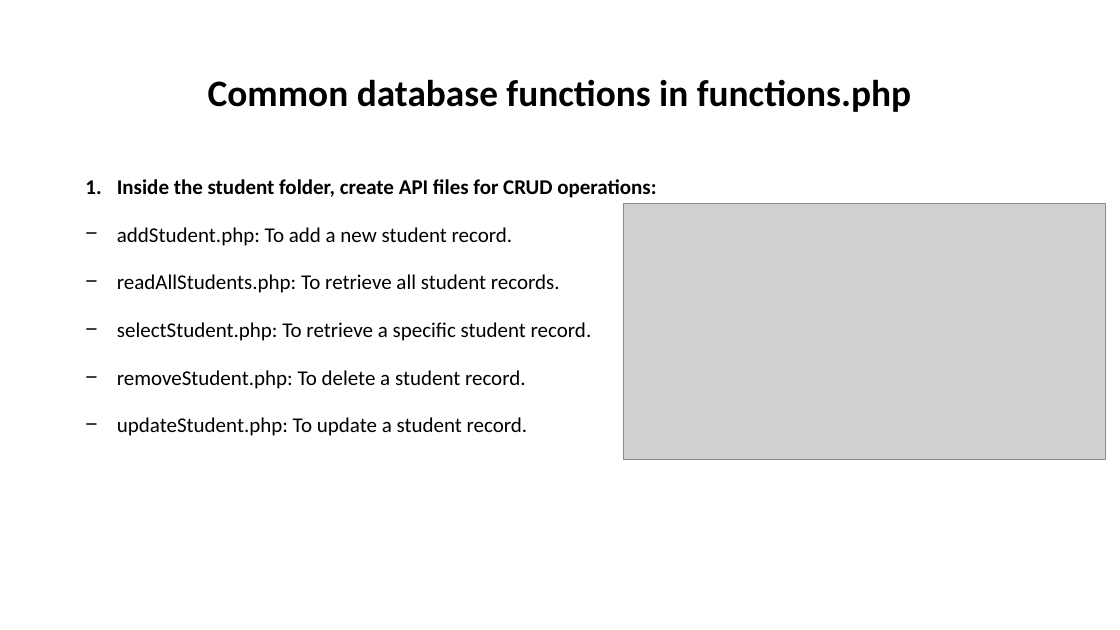
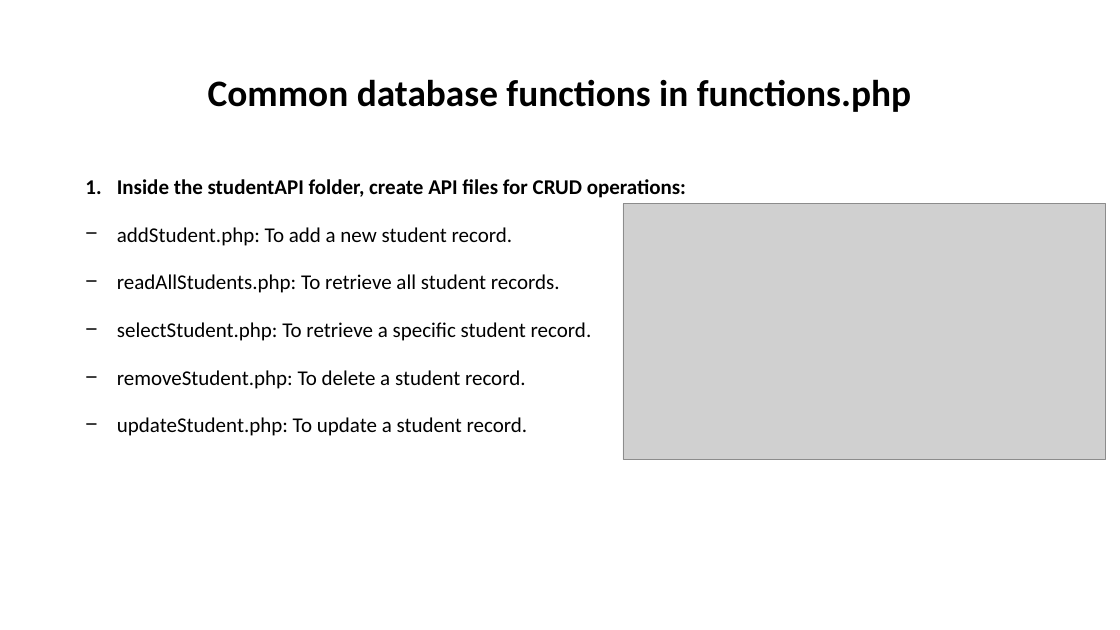
Before and after one commit to ouared14/Mobile-Programming-2025, a slide deck: slide 10 of TP-RestFullAPI/TP RestFul API.odp (slide 9 before the commit). Drawn at 1120x630 pixels with LibreOffice and Linux fonts; fonts in the diff are those of the drawing; grey boxes stand for pictures. Boxes give left, top, right and bottom in pixels: in the first picture for what was removed or moved away, otherwise in the second. Text is boxed around its words. In the diff, an @@ line names an element or a change of style, - is before the commit and + after.

```diff
--- a/TP-RestFullAPI/TP RestFul API.odp
+++ b/TP-RestFullAPI/TP RestFul API.odp
@@ text at (x1=117, y1=179, x2=686, y2=198): text changed @@
-1. Inside the student folder, create API files for CRUD operations:
+1. Inside the studentAPI folder, create API files for CRUD operations:
```
Also in this commit, not shown: 1 other slide changed, 2 slides added.
